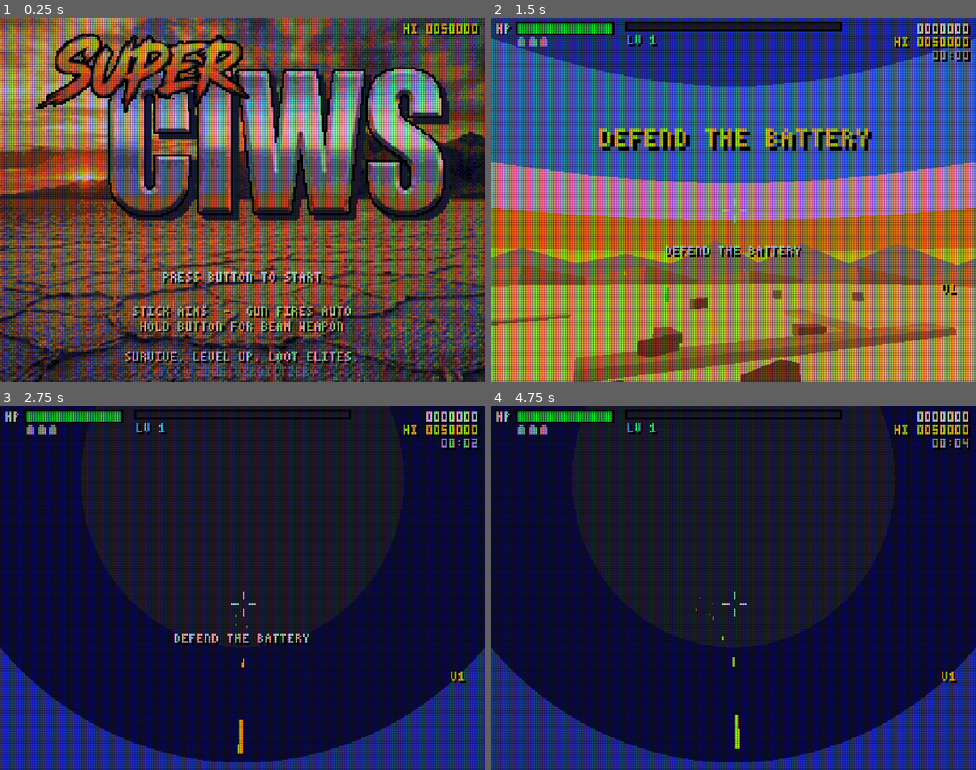
Above: before the commit, frames 1-4 (two rows, left to right).
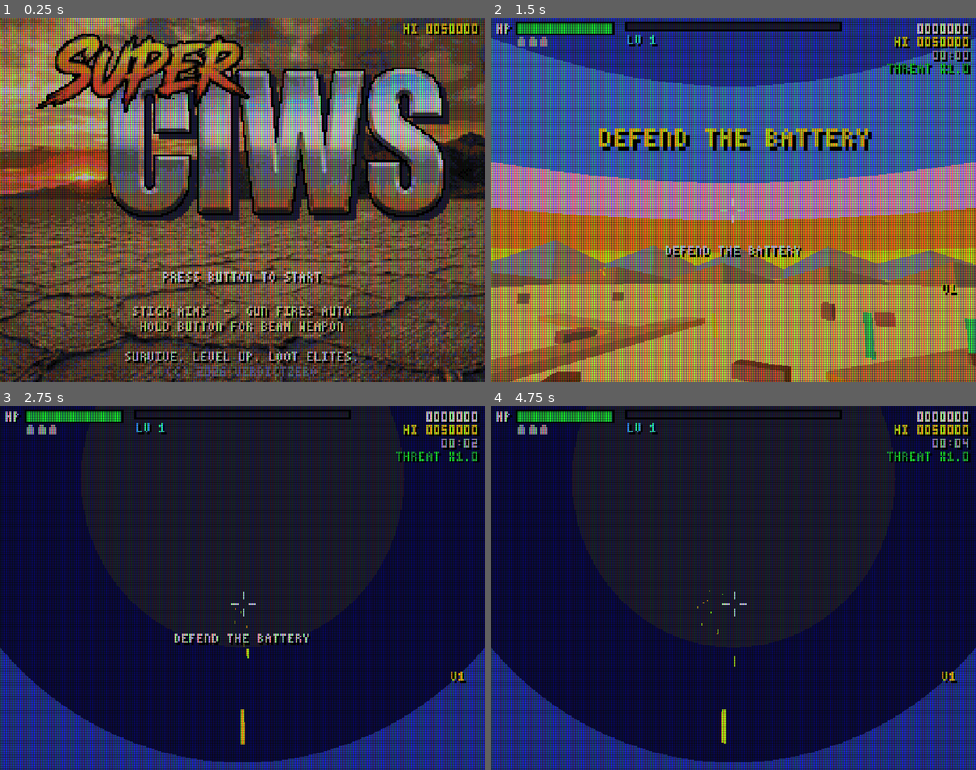
Above: after the commit, the same moments.

Repository: verdictzero/superciws
Game: Godot game, scene res://scenes/main.tscn
Same seed, same stepped clock (60 frames per second), same inputs: the game is played once before the commit and once after it.
Inputs (mouse positions are in pixels of both pictures, inside the frame that each line leads up to):
- Up to frame 1 (0.25 s): no input
- Up to frame 2 (1.5 s): tap Enter at 0.5 s; move the mouse to (840, 181) at 0.52 s; hold D 0.53-1.28 s; hold Space (btn1) 0.53-1.28 s; click (840, 181) at 0.67 s; move the mouse to (709, 200) at 1.27 s; hold W from 1.28 s (still down); tap Down (aim_down) at 1.35 s
- Up to frame 3 (2.75 s): keep holding W; tap Space (btn1) at 1.55 s; move the mouse to (252, 580) at 2.02 s; hold Space (btn1) from 2.03 s (still down); tap Left (aim_left) at 2.1 s
- Up to frame 4 (4.75 s): keep holding W; move the mouse to (728, 595) at 2.77 s; release Space (btn1) at 2.78 s; tap Right (aim_right) at 2.85 s; click (728, 595) at 2.92 s; tap Space (btn1) at 3.05, 4.35 s; move the mouse to (767, 591) at 3.52 s; hold Space (btn1) 3.53-4.28 s; tap Up (aim_up) at 3.6 s; move the mouse to (694, 584) at 4.27 s

The runs differ from the first frame. In frame 1, 24% of the frame differs, in the area x 0-100%, y 0-100%; in frame 2, 18%; in frame 3, 0.4%; in frame 4, 0.5%.

Commit message:
Attack cone, difficulty ramp, clearer power-ups, 128-colour palette
- Enemies spawn inside a cone in front of the battery: 30 degrees at
  level 1, +5 degrees per level up to a full circle; the UFO boss sweeps
  within the cone; turret traverse is limited to the cone plus 25 degrees;
  the radar scope draws the cone edges
- Difficulty ramp: enemy HP (THREAT readout in HUD), speed, contact
  damage, spawn rate, extra spawns and elite odds all scale with run time
  and level
- Every weapon, passive and evolution description rewritten in plain words;
  crate reveal shows what each reward does; Armor Plating now also repairs
  the HP it adds
- Palette grows to 128 colours (hue/shade ramps, greys, earth tones);
  branding re-quantised

Co-Authored-By: Claude Fable 5.1 <noreply@anthropic.com>
Claude-Session: https://claude.ai/code/session_018Jm5KJYAeKZgPmBXkD8M9i

Diff:
--- a/scripts/enemy.gd
+++ b/scripts/enemy.gd
@@ -67,6 +67,8 @@
 			hp = 140.0; speed = 28.0; radius = 15.0; points = 3000; xp_value = 40; damage = 0.0
 			is_boss = true
 	hp *= difficulty
+	speed *= Game.enemy_speed_mult()
+	damage *= Game.enemy_damage_mult()
 	if elite == 1:
 		hp *= 6.0; model_scale *= 1.5; radius *= 1.5; speed *= 0.85; points *= 5; xp_value *= 4
 	elif elite == 2:
@@ -160,8 +162,11 @@
 		Type.MISSILE:
 			vel = dir * speed
 		Type.UFO:
+			# sweep back and forth across the attack cone instead of a full orbit
 			orbit_angle += delta * speed / 150.0
-			var want := Vector3(cos(orbit_angle) * 150.0, 75.0 + sin(age * 0.7) * 8.0, sin(orbit_angle) * 150.0)
+			var half := deg_to_rad(Game.attack_arc() * 0.5)
+			var bearing := sin(orbit_angle) * half if half < PI else orbit_angle
+			var want := Vector3(sin(bearing) * 150.0, 75.0 + sin(age * 0.7) * 8.0, cos(bearing) * 150.0)
 			var d := want - global_position
 			vel = d.normalized() * min(speed * 1.6, d.length() / delta)
 			model.rotation.y += delta * 2.0
--- a/scripts/game.gd
+++ b/scripts/game.gd
@@ -74,6 +74,11 @@
 	multiplier = 1
 	hp = max_hp
 
+## Enemies attack from a cone in front of the battery: 30 degrees at level 1,
+## 5 degrees wider per level, up to the full circle.
+func attack_arc() -> float:
+	return minf(360.0, 30.0 + 5.0 * (level - 1))
+
 func xp_needed() -> int:
 	return 10 + level * 6 + int(pow(level, 1.35))
 
@@ -150,9 +155,35 @@
 	return out
 
 func grant(id: String) -> void:
+	var old_max := max_hp
 	items[id] = item_level(id) + 1
 	recalc()
+	if max_hp > old_max:
+		hp = minf(max_hp, hp + (max_hp - old_max))
 	stats_changed.emit()
+
+# --- difficulty ramp --------------------------------------------------------
+## Enemy HP multiplier. Grows with run time and with player level.
+func threat() -> float:
+	return 1.0 + run_time / 120.0 * 0.45 + (level - 1) * 0.07
+
+## Enemy speed multiplier, up to +60% over ten minutes.
+func enemy_speed_mult() -> float:
+	return 1.0 + minf(0.6, run_time / 600.0)
+
+## Damage enemies deal when they reach the battery, up to +80%.
+func enemy_damage_mult() -> float:
+	return 1.0 + minf(0.8, run_time / 900.0)
+
+## Seconds between spawns: shorter over time and with level.
+func spawn_interval() -> float:
+	return clampf(2.4 - run_time / 60.0 * 0.2 - (level - 1) * 0.04, 0.4, 2.4)
+
+## Chance a spawn is an elite: time, level and luck all raise it.
+func elite_chance() -> float:
+	if run_time < 45.0:
+		return 0.0
+	return minf(0.3, 0.04 + 0.02 * luck + run_time / 1500.0 + (level - 1) * 0.004)
 
 func evolution_available() -> String:
 	for wid in Items.EVOLUTIONS.keys():
--- a/scripts/hud.gd
+++ b/scripts/hud.gd
@@ -178,9 +178,11 @@
 	rtxt(252, 3, "%07d" % Game.score, Palette.WHITE)
 	rtxt(252, 10, "HI %07d" % Game.top_score(), Palette.YELLOW)
 	rtxt(252, 17, Game.fmt_time(Game.run_time), Palette.LIGHT)
+	var th: float = Game.threat()
+	rtxt(252, 24, "THREAT X%.1f" % th, Palette.GREEN if th < 1.8 else (Palette.YELLOW if th < 3.0 else Palette.RED))
 	if Game.multiplier > 1:
-		rtxt(252, 26, "X%d" % Game.multiplier, Palette.ORANGE, 2)
-		bar(232, 42, 20, 2, Game.combo_timer / 2.5, Palette.ORANGE)
+		rtxt(252, 33, "X%d" % Game.multiplier, Palette.ORANGE, 2)
+		bar(232, 49, 20, 2, Game.combo_timer / 2.5, Palette.ORANGE)
 
 	# weapon status (bottom centre)
 	var by := 183.0
@@ -249,6 +251,11 @@
 	draw_rect(Rect2(center.x, center.y - r, 1, r), Color(0.13, 0.75, 0.25, 0.5))
 	draw_rect(Rect2(center - Vector2(1, 1), Vector2(2, 2)), c(Palette.OFFWHITE))
 	var yaw: float = deg_to_rad(main.turret.yaw)
+	var half: float = deg_to_rad(Game.attack_arc() * 0.5)
+	if half < PI:
+		for sgn in [-1.0, 1.0]:
+			var b: float = sgn * half - yaw
+			draw_line(center, center + Vector2(sin(b), -cos(b)) * r, c(Palette.YELLOW), 1.0)
 	var rng := 400.0 if Game.radar_level >= 3 else 300.0
 	for e in enemies:
 		if e.dead:
@@ -330,19 +337,20 @@
 		PixelFont.draw_centered(self, x + 17, y + 8 + jitter, icon, c(col), 4, true)
 	if done:
 		var rewards: Array = s["rewards"]
+		var y := 96
 		for i in rewards.size():
 			var r: Dictionary = rewards[i]
-			var line := ""
-			var col := Palette.WHITE
 			if r.has("evolve"):
-				line = "EVOLVED > " + Items.EVOLUTIONS[r["id"]]["name"]
-				col = Palette.PINK
+				var ev: Dictionary = Items.EVOLUTIONS[r["id"]]
+				ctxt(y, "EVOLVED > " + ev["name"], Palette.PINK)
+				y += 8
+				ctxt(y, ev["desc"], Palette.LIGHT_PINK if Palette.COLORS.size() > 61 else Palette.PINK)
 			elif r["id"] == "repair":
-				line = "FULL REPAIR +1000"
-				col = Palette.GREEN
+				ctxt(y, "FULL REPAIR +1000", Palette.GREEN)
 			else:
-				line = "%s  LV %d" % [Items.get_def(r["id"])["name"], r["level"]]
-			ctxt(96 + i * 8, line, col)
+				var lvl: int = r["level"]
+				ctxt(y, "%s LV %d: %s" % [Items.get_def(r["id"])["name"], lvl, Items.desc_for(r["id"], lvl)], Palette.WHITE)
+			y += 8
 		if s["t"] > s["stops"][2] + 0.8 and blink():
 			ctxt(172, "PRESS BUTTON", Palette.OFFWHITE)
 	else:
--- a/scripts/items.gd
+++ b/scripts/items.gd
@@ -1,48 +1,85 @@
 class_name Items
 ## Data tables for the Vampire-Survivors style progression.
-## Weapons map onto the addon meshes in player_ciws.glb; passives are stat boosts.
-## Every entry: name, kind, max, icon (1 glyph), color (palette index), desc[level-1].
+## Weapons map onto the addon meshes in player_ciws.glb; passives are stat boosts
+## that stack per level. desc[level-1] is what the level-up card shows for that level.
 
 const WEAPONS := {
 	"vulcan": {
 		"name": "VULCAN", "kind": "weapon", "max": 8, "icon": "V", "color": Palette.YELLOW,
 		"node": "", "start": true,
-		"desc": ["20MM AUTO CANNON", "+25% FIRE RATE", "+1 DAMAGE", "-40% SPREAD", "+25% FIRE RATE", "+1 DAMAGE", "TWIN FEED: 2 ROUNDS", "+30% FIRE RATE"],
+		"desc": [
+			"20MM AUTO CANNON. ALWAYS FIRING.",
+			"FIRES 25% FASTER",
+			"+1 DAMAGE PER ROUND",
+			"TIGHTER SPREAD: ROUNDS GROUP 40% CLOSER",
+			"FIRES 25% FASTER",
+			"+1 DAMAGE PER ROUND",
+			"TWIN FEED: FIRES 2 ROUNDS AT ONCE",
+			"FIRES 30% FASTER",
+		],
 	},
 	"radar": {
 		"name": "AESA RADAR", "kind": "weapon", "max": 5, "icon": "R", "color": Palette.GREEN,
 		"node": "AESAradarEWaddon",
-		"desc": ["TARGET BOXES + SCOPE", "LEAD RETICLE", "THREAT WARNING +RANGE", "AUTO TRACK 30%", "AUTO TRACK 60%"],
+		"desc": [
+			"BOXES AROUND ENEMIES + RADAR SCOPE",
+			"LEAD RETICLE: SHOWS WHERE TO AIM",
+			"MISSILE ALARM, SCOPE SEES FARTHER",
+			"AUTO-AIM: GUN DRIFTS ONTO TARGETS",
+			"AUTO-AIM TWICE AS STRONG",
+		],
+	},
+	"missiles": {
+		"name": "QUAD MISSILES", "kind": "weapon", "max": 6, "icon": "M", "color": Palette.ORANGE,
+		"node": "quadMissileAddon",
+		"desc": [
+			"AUTO-FIRES 2 HOMING MISSILES EVERY 5S",
+			"SALVO OF 4 MISSILES",
+			"RELOADS 25% FASTER",
+			"SPLASH: EACH HIT ALSO DAMAGES NEARBY",
+			"SALVO OF 6 MISSILES",
+			"RELOADS 25% FASTER",
+		],
 	},
 	"laser": {
 		"name": "DEW LASER", "kind": "weapon", "max": 6, "icon": "L", "color": Palette.CYAN,
 		"node": "directedEnergyWeaponAddon", "requires": "missiles",
-		"desc": ["HOLD BUTTON: BEAM (ON MISSILE POD)", "+50% BEAM DAMAGE", "+50% HEAT CAPACITY", "2X COOLING", "+100% BEAM DAMAGE", "WIDE BEAM"],
-	},
-	"missiles": {
-		"name": "QUAD MISSILES", "kind": "weapon", "max": 6, "icon": "M", "color": Palette.ORANGE,
-		"node": "quadMissileAddon",
-		"desc": ["AUTO SALVO OF 2", "SALVO OF 4", "-25% RELOAD", "SPLASH WARHEADS", "SALVO OF 6", "-25% RELOAD"],
+		"desc": [
+			"HOLD BUTTON: LASER BEAM. BUILDS HEAT",
+			"BEAM DAMAGE +50%",
+			"50% MORE HEAT BEFORE OVERHEATING",
+			"COOLS DOWN TWICE AS FAST",
+			"BEAM DAMAGE DOUBLED",
+			"WIDE BEAM: HITS ALL IN ITS PATH",
+		],
 	},
 }
 
 const PASSIVES := {
-	"armor": {"name": "ARMOR PLATING", "kind": "passive", "max": 5, "icon": "A", "color": Palette.LIGHT, "desc": ["+20% MAX HP"]},
-	"nanites": {"name": "NANITE REPAIR", "kind": "passive", "max": 5, "icon": "N", "color": Palette.PINK, "desc": ["+1.5 HP/S REGEN"]},
-	"hydraulics": {"name": "HYDRAULICS", "kind": "passive", "max": 4, "icon": "H", "color": Palette.PALE_BLUE, "desc": ["+20% TRAVERSE SPEED"]},
-	"coolant": {"name": "COOLANT", "kind": "passive", "max": 5, "icon": "C", "color": Palette.LIGHT_BLUE, "desc": ["+8% FIRE RATE, +20% COOLING"]},
-	"optics": {"name": "OPTICS", "kind": "passive", "max": 5, "icon": "O", "color": Palette.OFFWHITE, "desc": ["+15% ALL DAMAGE"]},
-	"scavenger": {"name": "SCAVENGER", "kind": "passive", "max": 5, "icon": "S", "color": Palette.GREEN, "desc": ["+15% XP GAIN"]},
-	"luck": {"name": "LUCKY CHARM", "kind": "passive", "max": 4, "icon": "7", "color": Palette.YELLOW, "desc": ["+ELITE SPAWNS, BETTER LOOT"]},
-	"tracers": {"name": "TRACER ROUNDS", "kind": "passive", "max": 4, "icon": "T", "color": Palette.ORANGE, "desc": ["+20% ROUND VELOCITY"]},
+	"armor": {"name": "ARMOR PLATING", "kind": "passive", "max": 5, "icon": "A", "color": Palette.LIGHT,
+		"desc": ["+20% MAX HP AND REPAIRS THAT MUCH"]},
+	"nanites": {"name": "NANITE REPAIR", "kind": "passive", "max": 5, "icon": "N", "color": Palette.PINK,
+		"desc": ["REPAIRS 1.5 HP EVERY SECOND"]},
+	"hydraulics": {"name": "HYDRAULICS", "kind": "passive", "max": 4, "icon": "H", "color": Palette.PALE_BLUE,
+		"desc": ["TURRET TURNS 20% FASTER"]},
+	"coolant": {"name": "COOLANT", "kind": "passive", "max": 5, "icon": "C", "color": Palette.LIGHT_BLUE,
+		"desc": ["GUN FIRES 8% FASTER, LASER COOLS 20% FASTER"]},
+	"optics": {"name": "OPTICS", "kind": "passive", "max": 5, "icon": "O", "color": Palette.OFFWHITE,
+		"desc": ["ALL WEAPONS DEAL 15% MORE DAMAGE"]},
+	"scavenger": {"name": "SCAVENGER", "kind": "passive", "max": 5, "icon": "S", "color": Palette.GREEN,
+		"desc": ["KILLS GIVE 15% MORE XP"]},
+	"luck": {"name": "LUCKY CHARM", "kind": "passive", "max": 4, "icon": "7", "color": Palette.YELLOW,
+		"desc": ["MORE ELITES SPAWN, CRATES PAY OUT MORE"]},
+	"tracers": {"name": "TRACER ROUNDS", "kind": "passive", "max": 4, "icon": "T", "color": Palette.ORANGE,
+		"desc": ["ROUNDS FLY 20% FASTER: EASIER TO HIT"]},
 }
 
-## weapon at max level + passive owned -> evolved form (granted from a loot crate)
+## weapon at max level + passive owned -> evolved form (granted by the next loot crate)
 const EVOLUTIONS := {
-	"vulcan": {"needs": "coolant", "name": "GATLING STORM", "desc": "X1.6 FIRE RATE, +1 DMG"},
-	"missiles": {"needs": "optics", "name": "SWARM", "desc": "10 MISSILES, FAST RELOAD"},
-	"laser": {"needs": "hydraulics", "name": "PRISM LANCE", "desc": "BEAM SPLITS TO 3, NO HEAT"},
-	"radar": {"needs": "luck", "name": "ORACLE ARRAY", "desc": "ALL ENEMIES SLOWED 25%"},
+	"vulcan": {"needs": "coolant", "name": "GATLING STORM", "desc": "FIRES 60% FASTER, +1 DAMAGE"},
+	"missiles": {"needs": "optics", "name": "SWARM", "desc": "10 MISSILES, RELOADS 40% FASTER"},
+	"laser": {"needs": "hydraulics", "name": "PRISM LANCE", "desc": "NO HEAT, BEAM SPLITS TO 3 TARGETS"},
+	"radar": {"needs": "luck", "name": "ORACLE ARRAY", "desc": "ALL ENEMIES MOVE 25% SLOWER"},
 }
 
 static func get_def(id: String) -> Dictionary:
--- a/scripts/main.gd
+++ b/scripts/main.gd
@@ -139,7 +139,7 @@
 	screen_mat = ShaderMaterial.new()
 	screen_mat.shader = load("res://shaders/retro.gdshader")
 	var pal := PackedColorArray(Palette.COLORS)
-	while pal.size() < 64:
+	while pal.size() < 128:
 		pal.append(Color.BLACK)
 	screen_mat.set_shader_parameter("palette", pal)
 	screen_mat.set_shader_parameter("palette_size", Palette.COLORS.size())
@@ -449,7 +449,7 @@
 	spawn_timer -= delta
 	var alive := get_tree().get_nodes_in_group("enemies").size()
 	if spawn_timer <= 0.0 and alive < 36:
-		spawn_timer = clampf(2.4 - t / 60.0 * 0.22, 0.45, 2.4) * randf_range(0.7, 1.3)
+		spawn_timer = Game.spawn_interval() * randf_range(0.7, 1.3)
 		var weights := {Enemy.Type.QUAD: 5.0}
 		if t > 40.0: weights[Enemy.Type.FIXED] = 3.0
 		if t > 90.0: weights[Enemy.Type.MISSILE] = 1.5 + t / 240.0
@@ -463,11 +463,14 @@
 				type = k
 				break
 		var elite := 0
-		if t > 60.0 and randf() < 0.05 + 0.02 * Game.luck:
+		if randf() < Game.elite_chance():
 			elite = 2 if randf() < 0.25 else 1
 		spawn_enemy(type, elite)
-		if t > 150.0 and randf() < 0.3:
+		# extra spawns per tick as the threat climbs
+		if Game.threat() > 1.8 and randf() < 0.35:
 			spawn_enemy(Enemy.Type.QUAD, 0)
+		if Game.threat() > 3.0 and randf() < 0.35:
+			spawn_enemy(Enemy.Type.FIXED, 0)
 	if t >= next_boss_time:
 		next_boss_time += 300.0
 		spawn_enemy(Enemy.Type.UFO, 0)
@@ -475,7 +478,7 @@
 		Sfx.play("warning")
 
 func difficulty() -> float:
-	return 1.0 + Game.run_time / 150.0
+	return Game.threat()
 
 func spawn_enemy(type: int, elite: int, at: Vector3 = Vector3.INF) -> Enemy:
 	var e := Enemy.new()
@@ -484,7 +487,9 @@
 	if at != Vector3.INF:
 		e.global_position = at
 	else:
-		var a := randf() * TAU
+		# bearing inside the attack cone, measured from the battery's forward (+Z)
+		var half := deg_to_rad(Game.attack_arc() * 0.5)
+		var a := randf_range(-half, half)
 		var r := 300.0
 		var alt := 30.0
 		match type:
@@ -492,7 +497,7 @@
 			Enemy.Type.FIXED: r = randf_range(330, 390); alt = randf_range(25, 60)
 			Enemy.Type.MISSILE: r = randf_range(380, 450); alt = randf_range(60, 130)
 			Enemy.Type.UFO: r = 320.0; alt = 75.0
-		e.global_position = Vector3(cos(a) * r, alt, sin(a) * r)
+		e.global_position = Vector3(sin(a) * r, alt, cos(a) * r)
 	if elite > 0:
 		show_message("ELITE CONTACT!", 1.5)
 	return e
--- a/scripts/palette.gd
+++ b/scripts/palette.gd
@@ -1,6 +1,7 @@
 class_name Palette
 ## The whole game is quantised to this list by the post shader.
-## 64 colours, SNES / SuperFX flavoured. Swap entries here to restyle the game.
+## 128 colours, SNES / SuperFX flavoured. The first 64 are hand picked; the
+## rest are hue/shade ramps, greys and earth tones for smoother gradients. Swap entries here to restyle the game.
 
 const COLORS: PackedColorArray = [
 	Color("#000000"), # 0 black
@@ -67,6 +68,70 @@
 	Color("#f8c8e0"), # 61 light pink
 	Color("#b06040"), # 62 terracotta
 	Color("#e8a080"), # 63 peach
+	Color("#721111"), # 64 dark red
+	Color("#b72d2d"), # 65 mid red
+	Color("#ea6969"), # 66 light red
+	Color("#ffbfbf"), # 67 pastel red
+	Color("#724111"), # 68 dark orange
+	Color("#b7722d"), # 69 mid orange
+	Color("#eaaa69"), # 70 light orange
+	Color("#ffdfbf"), # 71 pastel orange
+	Color("#727211"), # 72 dark amber
+	Color("#b7b72d"), # 73 mid amber
+	Color("#eaea69"), # 74 light amber
+	Color("#ffffbf"), # 75 pastel amber
+	Color("#417211"), # 76 dark yellow
+	Color("#72b72d"), # 77 mid yellow
+	Color("#aaea69"), # 78 light yellow
+	Color("#dfffbf"), # 79 pastel yellow
+	Color("#117211"), # 80 dark lime
+	Color("#2db72d"), # 81 mid lime
+	Color("#69ea69"), # 82 light lime
+	Color("#bfffbf"), # 83 pastel lime
+	Color("#117241"), # 84 dark green
+	Color("#2db772"), # 85 mid green
+	Color("#69eaaa"), # 86 light green
+	Color("#bfffdf"), # 87 pastel green
+	Color("#117272"), # 88 dark mint
+	Color("#2db7b7"), # 89 mid mint
+	Color("#69eaea"), # 90 light mint
+	Color("#bfffff"), # 91 pastel mint
+	Color("#114172"), # 92 dark cyan
+	Color("#2d72b7"), # 93 mid cyan
+	Color("#69aaea"), # 94 light cyan
+	Color("#bfdfff"), # 95 pastel cyan
+	Color("#111172"), # 96 dark azure
+	Color("#2d2db7"), # 97 mid azure
+	Color("#6969ea"), # 98 light azure
+	Color("#bfbfff"), # 99 pastel azure
+	Color("#411172"), # 100 dark blue
+	Color("#722db7"), # 101 mid blue
+	Color("#aa69ea"), # 102 light blue
+	Color("#dfbfff"), # 103 pastel blue
+	Color("#721172"), # 104 dark violet
+	Color("#b72db7"), # 105 mid violet
+	Color("#ea69ea"), # 106 light violet
+	Color("#ffbfff"), # 107 pastel violet
+	Color("#721141"), # 108 dark magenta
+	Color("#b72d72"), # 109 mid magenta
+	Color("#ea69aa"), # 110 light magenta
+	Color("#ffbfdf"), # 111 pastel magenta
+	Color("#101010"), # 112 grey 10
+	Color("#242424"), # 113 grey 24
+	Color("#383838"), # 114 grey 38
+	Color("#4c4c4c"), # 115 grey 4c
+	Color("#606060"), # 116 grey 60
+	Color("#747474"), # 117 grey 74
+	Color("#909090"), # 118 grey 90
+	Color("#acacac"), # 119 grey ac
+	Color("#c8c8c8"), # 120 grey c8
+	Color("#dcdcdc"), # 121 grey dc
+	Color("#f0f0f0"), # 122 grey f0
+	Color("#f8f8f8"), # 123 grey f8
+	Color("#6a4a30"), # 124 umber
+	Color("#8c6a48"), # 125 khaki
+	Color("#b89470"), # 126 camel
+	Color("#dcc09c"), # 127 dune
 ]
 
 # Named handles used by code so the HUD and world pick palette-safe colours.
@@ -102,6 +167,7 @@
 const BONE = 29
 const DARK_BROWN = 30
 const SALMON = 31
+const LIGHT_PINK = 61
 
 static func c(i: int) -> Color:
 	return COLORS[i]
--- a/scripts/turret.gd
+++ b/scripts/turret.gd
@@ -6,7 +6,8 @@
 const MODEL := "res://assets/models/player_ciws.glb"
 const PITCH_MIN := -8.0
 const PITCH_MAX := 82.0
-const CAMERA_TILT := 7.0   # degrees the camera looks below the gun line
+const CAMERA_TILT := 7.0
+const YAW_MARGIN := 25.0   # degrees of traverse allowed beyond the attack cone   # degrees the camera looks below the gun line
 
 var yaw_node: Node3D
 var pitch_node: Node3D
@@ -107,6 +108,12 @@
 
 func update(delta: float) -> void:
 	var rate := Game.traverse_speed * delta
+	# traverse is limited to the attack cone plus a margin, so the player
+	# can never aim away from where the enemies come from
+	var lim := Game.attack_arc() * 0.5 + YAW_MARGIN
+	if lim < 180.0:
+		target_yaw = clampf(wrapf(target_yaw, -180.0, 180.0), -lim, lim)
+		yaw = clampf(yaw, -lim, lim)
 	var dy := wrapf(target_yaw - yaw, -180.0, 180.0)
 	yaw += clampf(dy, -rate, rate)
 	yaw = wrapf(yaw, -180.0, 180.0)
--- a/shaders/retro.gdshader
+++ b/shaders/retro.gdshader
@@ -8,8 +8,8 @@
 
 uniform sampler2D screen_tex : filter_nearest, repeat_disable;
 uniform vec2 low_res = vec2(256.0, 192.0);
-uniform int palette_size = 64;
-uniform vec4 palette[64];
+uniform int palette_size = 128;
+uniform vec4 palette[128];
 uniform float mask_strength : hint_range(0.0, 1.0) = 0.55;
 uniform float row_gap : hint_range(0.0, 1.0) = 0.30;
 uniform float dither : hint_range(0.0, 1.0) = 0.0;
Binary file changed: assets/textures/logo.png
Binary file changed: assets/textures/title_bg.png
Not shown, changed: README.md
